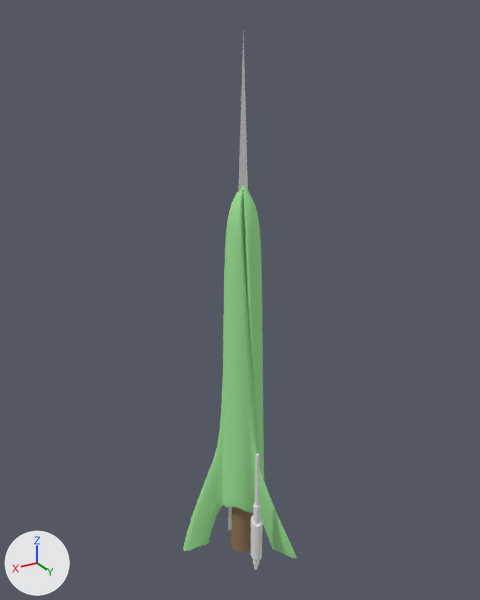
The Blender file 0A PEACHY TEST PRINTS/manual-rocket-twisted/manual-rocket-twist.blend as it was, and as the next commit left it.
The view is the same before and after, from a 50 mm lens placed at (14.1, 23.3, 20.8), pointed at (0.0, -0.3, 8.9). Arrows for +X, +Y and +Z are at lower left; the lights stay in place.
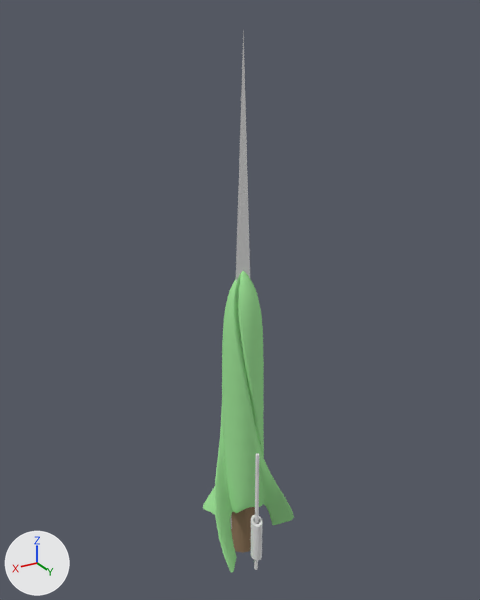
ob_cylinder_005 is not drawn itself; it is used by a modifier of ob_circle.

Boxes (x1, y1, x2, y2) around the edits, measured in the pictures (480 x 600 px; the box of a moved part takes in the faces that stretch with it):
'Circle', reshaped, modifiers changed (20% narrower, 19% shorter)
    before: (183, 186, 297, 559)
    after: (203, 271, 294, 573)
'Cylinder.003', hidden
    before: (253, 503, 260, 566)
part 1 of me_circle, moved or reshaped
    before: (218, 186, 263, 495)
    after: (221, 271, 264, 502)
part 3 of me_circle, moved or reshaped
    before: (183, 471, 219, 551)
    after: (203, 479, 237, 573)
part 4 of me_circle, moved or reshaped
    before: (260, 484, 297, 559)
    after: (266, 476, 294, 525)

The change, as a list of edits to the scene's bpy script:
```text
Change me_circle:
    used by ob_circle; location = (0.0, 0.0, 3.4); scale = (1.19, 1.19, 1.0)
    remove me_circle.from_pydata(...)  # 1049 vertices, 1044 faces; spans x -2.6..2.5, y -1.6..2.9, z -7.6..10.8
    add me_circle.from_pydata(...)  # 1049 vertices, 1044 faces; spans x -2.3..2.2, y -1.4..2.5, z -7.5..7.1
    me_circle part 1: all 166 vertices in x -0.7..0.7, y -0.7..0.7, z 8.3..10.8 are scaled about their middle by 1.19, then moved by (0.0, 0.0, -4.0)
    me_circle part 2: 85 of 1049 vertices moved; they spanned x -0.7..0.7, y -0.7..0.7, z -3.4..-1.6 and now span x -0.8..0.8, y -0.8..0.8, z -3.4..-1.7; mean shift (0.0, 0.0, 0.0); largest move (0.4, 0.6, -1.6) -> (0.4, 0.5, -1.7)
    me_circle part 3: all 56 vertices in x -2.6..2.5, y -1.6..-0.6, z -7.6..-7.3 are scaled about their middle by 0.876, then moved by (0.0, 0.1, 0.0)
    me_circle part 4: all 28 vertices in x 0.0..0.2, y 1.5..2.9, z -7.6..-7.3 are moved by (0.0, -0.3, 0.0)
Add me_cylinder_005:
    me_cylinder_005.from_pydata(...)  # 178 vertices, 249 faces; spans x -1.0..1.0, y -1.1..1.1, z -1.42..13.45
Change ob_cylinder_003:
    add ob_cylinder_003.hide_viewport = True
Change ob_circle:
    where _m = ob_circle.modifiers.new('SimpleDeform', 'SIMPLE_DEFORM')
    _m.factor: -1.126 -> -2.74
    _m.angle: -1.126 -> -2.74
    add _m = ob_circle.modifiers.new('Boolean', 'BOOLEAN')
    add _m.object = ob_cylinder_005
    add _m.solver = 'FLOAT'
Add ob_cylinder_005:
    ob_cylinder_005 = bpy.data.objects.new('Cylinder.005', me_cylinder_005)
    ob_cylinder_005.location = (0.838, -0.99, -0.98)
    ob_cylinder_005.rotation_euler = (-0.0102, -0.00683, -2.328)  # degrees (-0.6, -0.4, -133)
    ob_cylinder_005.scale = (0.273, 0.273, 0.163)
    ob_cylinder_005.hide_viewport = True
```
